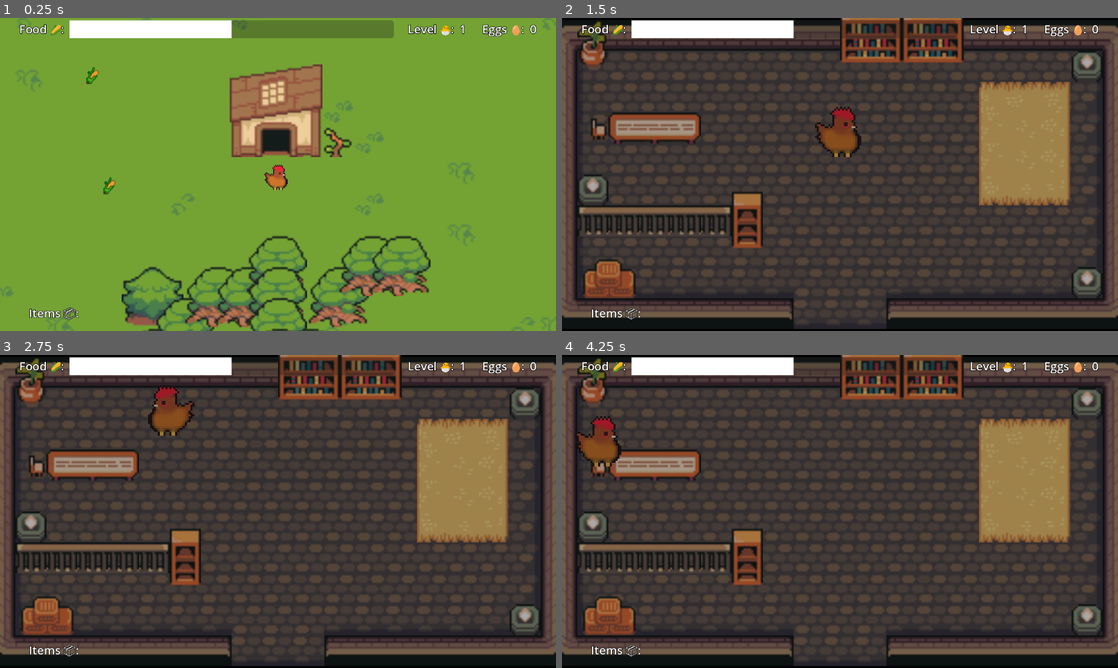
Above: before the commit, frames 1-4 (two rows, left to right).
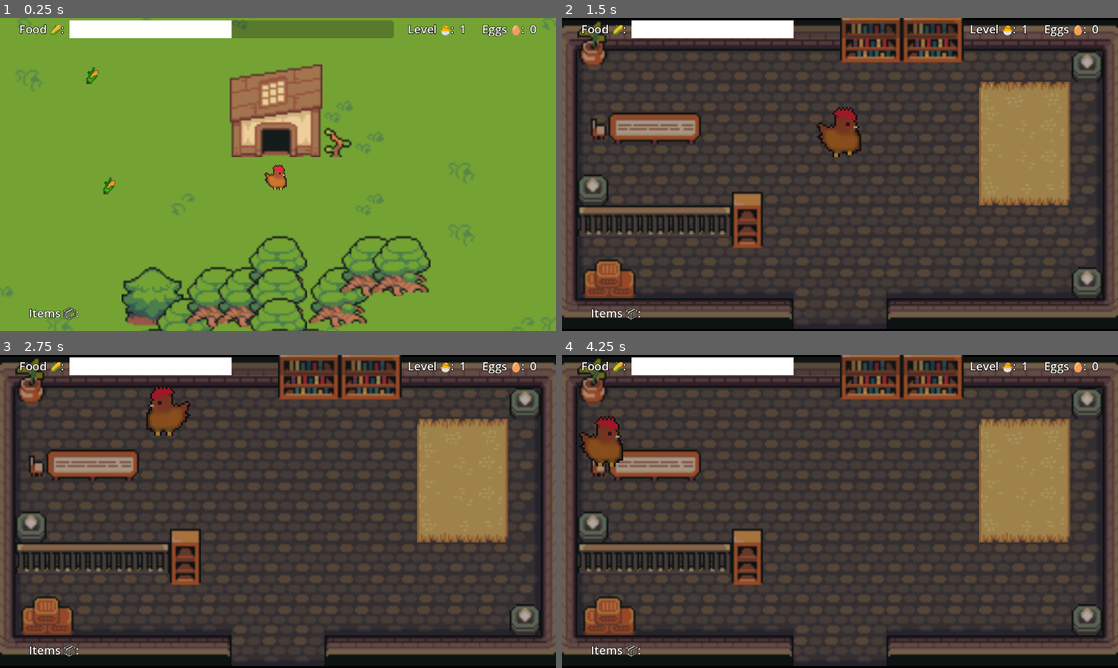
Above: after the commit, the same moments.

Repository: jackfruitgames/chickeeen
Game: Godot game, scene res://scenes/outdoors/outdoors.tscn
Same seed, same stepped clock (60 frames per second), same inputs: the game is played once before the commit and once after it.
Inputs:
- Up to frame 1 (0.25 s): no input
- Up to frame 2 (1.5 s): tap Enter at 0.5 s; hold Up (move_up) from 0.53 s (still down); tap E (lay_egg) at 0.6 s; tap Q (sleep) at 1.35 s
- Up to frame 3 (2.75 s): release Up (move_up) at 2.03 s; hold Left (move_left) from 2.03 s (still down); tap Space (sprint) at 2.1 s
- Up to frame 4 (4.25 s): tap E (lay_egg) at 2.85 s; release Left (move_left) at 3.53 s; hold Down (move_down) from 3.53 s (still down); tap Q (sleep) at 3.6 s

The runs differ from the first frame. In frame 1, less than 0.1% of the frame differs, in the area x 51-52%, y 51-54%; in frame 2, 0.3%; in frame 3, 0.5%; in frame 4, 0.5%, in the area x 2-11%, y 19-36%.

Commit message:
🥚🐣🐤🐥🐔🏃

Diff:
--- a/scenes/chicken/chicken.tscn
+++ b/scenes/chicken/chicken.tscn
@@ -1,13 +1,11 @@
-[gd_scene load_steps=31 format=3 uid="uid://cs8d3sukjl1q7"]
+[gd_scene load_steps=33 format=3 uid="uid://cs8d3sukjl1q7"]
 
 [ext_resource type="Script" path="res://scenes/chicken/chickenMovement.gd" id="1_idpav"]
-[ext_resource type="Texture2D" uid="uid://ck8icr1crrqxw" path="res://scenes/chicken/Chicken-0001.png" id="2_oiiyn"]
+[ext_resource type="Texture2D" uid="uid://b8bfkowu0j6o2" path="res://scenes/chicken/Chicken-0002.png" id="2_qwtd8"]
 [ext_resource type="Script" path="res://scenes/chicken/chickenCluck.gd" id="3_f7rxb"]
-[ext_resource type="AudioStream" uid="uid://j23lpail1p57" path="res://assets/sound/chicken_cluck0.mp3" id="3_ooivu"]
-[ext_resource type="Texture2D" uid="uid://dsql2g8oifqsk" path="res://assets/chicken/swimmer.png" id="3_ws6fq"]
-[ext_resource type="Script" path="res://scenes/chicken/Swimmer.gd" id="4_2mfwn"]
-[ext_resource type="AudioStream" uid="uid://bthyencc6mu0g" path="res://assets/sound/chicken_cluck1.mp3" id="4_qrlbq"]
-[ext_resource type="AudioStream" uid="uid://bsxikwto3kcak" path="res://assets/sound/chicken_cluck2.mp3" id="5_k10mf"]
+[ext_resource type="AudioStream" uid="uid://di4jrrk0qowdi" path="res://assets/sound/chicken_cluck0.mp3" id="3_ooivu"]
+[ext_resource type="AudioStream" uid="uid://bki1yaw285bf0" path="res://assets/sound/chicken_cluck1.mp3" id="4_qrlbq"]
+[ext_resource type="AudioStream" uid="uid://dswqsbnusk0ip" path="res://assets/sound/chicken_cluck2.mp3" id="5_k10mf"]
 [ext_resource type="AudioStream" uid="uid://dq26sc2hlncpn" path="res://assets/sound/chicken_walk0.mp3" id="7_g0jjt"]
 [ext_resource type="AudioStream" uid="uid://8cuo3c0ep8rr" path="res://assets/sound/chicken_walk1.mp3" id="8_nvlb5"]
 [ext_resource type="AudioStream" uid="uid://vcmji10sdmur" path="res://assets/sound/chicken_walk2.mp3" id="9_jcdfi"]
@@ -54,6 +52,205 @@
 _data = {
 "RESET": SubResource("Animation_f51qs"),
 "lantern_swing": SubResource("Animation_6qd0x")
+}
+
+[sub_resource type="Animation" id="Animation_py8d4"]
+length = 0.6
+loop_mode = 1
+tracks/0/type = "value"
+tracks/0/imported = false
+tracks/0/enabled = true
+tracks/0/path = NodePath(".:texture")
+tracks/0/interp = 1
+tracks/0/loop_wrap = false
+tracks/0/keys = {
+"times": PackedFloat32Array(0),
+"transitions": PackedFloat32Array(1),
+"update": 1,
+"values": [ExtResource("2_qwtd8")]
+}
+tracks/1/type = "value"
+tracks/1/imported = false
+tracks/1/enabled = true
+tracks/1/path = NodePath(".:hframes")
+tracks/1/interp = 1
+tracks/1/loop_wrap = false
+tracks/1/keys = {
+"times": PackedFloat32Array(0),
+"transitions": PackedFloat32Array(1),
+"update": 1,
+"values": [3]
+}
+tracks/2/type = "value"
+tracks/2/imported = false
+tracks/2/enabled = true
+tracks/2/path = NodePath(".:vframes")
+tracks/2/interp = 1
+tracks/2/loop_wrap = false
+tracks/2/keys = {
+"times": PackedFloat32Array(0),
+"transitions": PackedFloat32Array(1),
+"update": 1,
+"values": [3]
+}
+tracks/3/type = "value"
+tracks/3/imported = false
+tracks/3/enabled = true
+tracks/3/path = NodePath(".:visible")
+tracks/3/interp = 1
+tracks/3/loop_wrap = false
+tracks/3/keys = {
+"times": PackedFloat32Array(0),
+"transitions": PackedFloat32Array(1),
+"update": 1,
+"values": [true]
+}
+tracks/4/type = "value"
+tracks/4/imported = false
+tracks/4/enabled = true
+tracks/4/path = NodePath(".:frame")
+tracks/4/interp = 1
+tracks/4/loop_wrap = false
+tracks/4/keys = {
+"times": PackedFloat32Array(0, 0.3),
+"transitions": PackedFloat32Array(1, 1),
+"update": 1,
+"values": [0, 1]
+}
+
+[sub_resource type="Animation" id="Animation_atdhk"]
+length = 0.2
+loop_mode = 1
+tracks/0/type = "value"
+tracks/0/imported = false
+tracks/0/enabled = true
+tracks/0/path = NodePath(".:texture")
+tracks/0/interp = 1
+tracks/0/loop_wrap = false
+tracks/0/keys = {
+"times": PackedFloat32Array(0),
+"transitions": PackedFloat32Array(1),
+"update": 1,
+"values": [ExtResource("2_qwtd8")]
+}
+tracks/1/type = "value"
+tracks/1/imported = false
+tracks/1/enabled = true
+tracks/1/path = NodePath(".:hframes")
+tracks/1/interp = 1
+tracks/1/loop_wrap = false
+tracks/1/keys = {
+"times": PackedFloat32Array(0),
+"transitions": PackedFloat32Array(1),
+"update": 1,
+"values": [3]
+}
+tracks/2/type = "value"
+tracks/2/imported = false
+tracks/2/enabled = true
+tracks/2/path = NodePath(".:vframes")
+tracks/2/interp = 1
+tracks/2/loop_wrap = false
+tracks/2/keys = {
+"times": PackedFloat32Array(0),
+"transitions": PackedFloat32Array(1),
+"update": 1,
+"values": [3]
+}
+tracks/3/type = "value"
+tracks/3/imported = false
+tracks/3/enabled = true
+tracks/3/path = NodePath(".:visible")
+tracks/3/interp = 1
+tracks/3/loop_wrap = false
+tracks/3/keys = {
+"times": PackedFloat32Array(0),
+"transitions": PackedFloat32Array(1),
+"update": 1,
+"values": [true]
+}
+tracks/4/type = "value"
+tracks/4/imported = false
+tracks/4/enabled = true
+tracks/4/path = NodePath(".:frame")
+tracks/4/interp = 1
+tracks/4/loop_wrap = false
+tracks/4/keys = {
+"times": PackedFloat32Array(0, 0.1),
+"transitions": PackedFloat32Array(1, 1),
+"update": 1,
+"values": [6, 6]
+}
+
+[sub_resource type="Animation" id="Animation_urle4"]
+length = 0.5
+loop_mode = 1
+tracks/0/type = "value"
+tracks/0/imported = false
+tracks/0/enabled = true
+tracks/0/path = NodePath(".:texture")
+tracks/0/interp = 1
+tracks/0/loop_wrap = false
+tracks/0/keys = {
+"times": PackedFloat32Array(0),
+"transitions": PackedFloat32Array(1),
+"update": 1,
+"values": [ExtResource("2_qwtd8")]
+}
+tracks/1/type = "value"
+tracks/1/imported = false
+tracks/1/enabled = true
+tracks/1/path = NodePath(".:hframes")
+tracks/1/interp = 1
+tracks/1/loop_wrap = false
+tracks/1/keys = {
+"times": PackedFloat32Array(0),
+"transitions": PackedFloat32Array(1),
+"update": 1,
+"values": [3]
+}
+tracks/2/type = "value"
+tracks/2/imported = false
+tracks/2/enabled = true
+tracks/2/path = NodePath(".:vframes")
+tracks/2/interp = 1
+tracks/2/loop_wrap = false
+tracks/2/keys = {
+"times": PackedFloat32Array(0),
+"transitions": PackedFloat32Array(1),
+"update": 1,
+"values": [3]
+}
+tracks/3/type = "value"
+tracks/3/imported = false
+tracks/3/enabled = true
+tracks/3/path = NodePath(".:visible")
+tracks/3/interp = 1
+tracks/3/loop_wrap = false
+tracks/3/keys = {
+"times": PackedFloat32Array(0),
+"transitions": PackedFloat32Array(1),
+"update": 1,
+"values": [true]
+}
+tracks/4/type = "value"
+tracks/4/imported = false
+tracks/4/enabled = true
+tracks/4/path = NodePath(".:frame")
+tracks/4/interp = 1
+tracks/4/loop_wrap = false
+tracks/4/keys = {
+"times": PackedFloat32Array(0, 0.1, 0.2, 0.3, 0.4),
+"transitions": PackedFloat32Array(1, 1, 1, 1, 1),
+"update": 1,
+"values": [0, 2, 3, 4, 5]
+}
+
+[sub_resource type="AnimationLibrary" id="AnimationLibrary_cq3gu"]
+_data = {
+"Idle": SubResource("Animation_py8d4"),
+"Swimming": SubResource("Animation_atdhk"),
+"Walking": SubResource("Animation_urle4")
 }
 
 [sub_resource type="CircleShape2D" id="CircleShape2D_6jixd"]
@@ -174,19 +371,19 @@
 
 [node name="Sprite2D" type="Sprite2D" parent="."]
 texture_filter = 1
-texture = ExtResource("2_oiiyn")
-
-[node name="Swimmer" type="Sprite2D" parent="Sprite2D"]
-visible = false
-position = Vector2(2, 8)
-scale = Vector2(0.415005, 0.371543)
-texture = ExtResource("3_ws6fq")
-flip_h = true
-script = ExtResource("4_2mfwn")
-
-[node name="AnimationPlayer" type="AnimationPlayer" parent="Sprite2D/Swimmer"]
-libraries = {
-"": SubResource("AnimationLibrary_4wrf8")
+texture = ExtResource("2_qwtd8")
+hframes = 3
+vframes = 3
+metadata/_aseprite_wizard_config_ = {
+"keep_anim_length": false,
+"layer": "",
+"o_ex_p": "",
+"o_folder": "res://scenes/chicken",
+"o_name": "",
+"only_visible": false,
+"op_exp": false,
+"player": "Sprite2D/AnimationPlayer",
+"source": "res://assets/chicken/Chicken-0002.aseprite"
 }
 
 [node name="Latern" type="Sprite2D" parent="Sprite2D"]
@@ -201,6 +398,12 @@
 "": SubResource("AnimationLibrary_4wrf8")
 }
 
+[node name="AnimationPlayer" type="AnimationPlayer" parent="Sprite2D"]
+libraries = {
+"": SubResource("AnimationLibrary_cq3gu")
+}
+script = ExtResource("10_ivrbn")
+
 [node name="CollisionShape2D" type="CollisionShape2D" parent="."]
 position = Vector2(0, 4)
 shape = SubResource("CircleShape2D_6jixd")
@@ -221,7 +424,6 @@
 libraries = {
 "": SubResource("AnimationLibrary_d6kr5")
 }
-script = ExtResource("10_ivrbn")
 
 [node name="PointLight2D" type="PointLight2D" parent="."]
 energy = 0.0
--- a/scenes/chicken/chickenMovement.gd
+++ b/scenes/chicken/chickenMovement.gd
@@ -25,12 +25,9 @@
 	if data.terrain == WATER_TILE_TERRAIN && GameState.has_swimmer:
 		# chicken is in water
 		GameState.is_in_water = true
-		$Sprite2D/Swimmer.visible = true
-		$Sprite2D.texture = SWIMMING
+		$Sprite2D/AnimationPlayer.play("Swimming")
 	else:
 		GameState.is_in_water = false
-		$Sprite2D/Swimmer.visible = false
-		$Sprite2D.texture = NORMAL
 
 func _physics_process(delta: float):
 	var real_speed = speed * delta * clamp(GameState.level, 1, 3)
@@ -41,10 +38,12 @@
 
 	velocity = input_direction * real_speed
 	if input_direction != Vector2(0, 0):
+		$Sprite2D/AnimationPlayer.play("Walking")
 		if !$WalkAudioStreamPlayer2D.playing:
 			$WalkAudioStreamPlayer2D.play()
 		$Sprite2D.flip_h = input_direction.x < 0
-		$Sprite2D/Swimmer.flip_h = !$Sprite2D.flip_h
+	else:
+		$Sprite2D/AnimationPlayer.play("Idle")
 
 	# sprint
 	if Input.is_action_just_pressed("sprint") && !sprinting && GameState.has_sprint:
Binary file changed: assets/chicken/Chicken-0002.aseprite
Binary file changed: scenes/chicken/Chicken-0002.png
